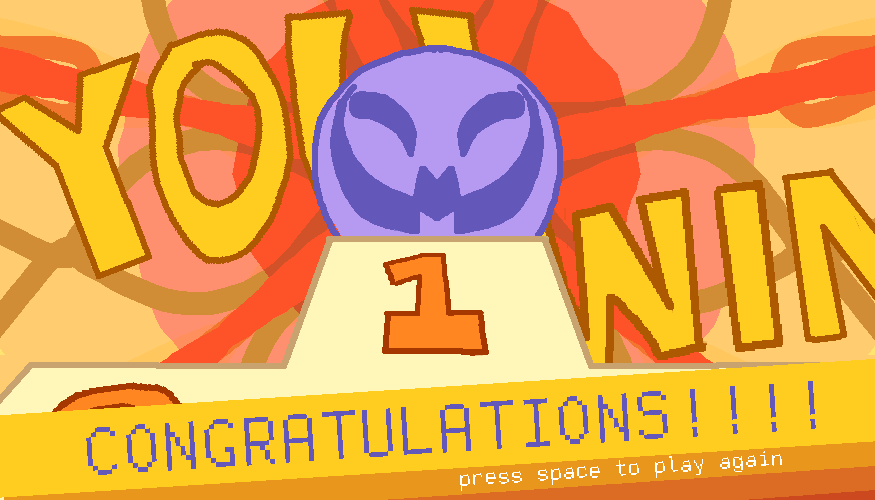
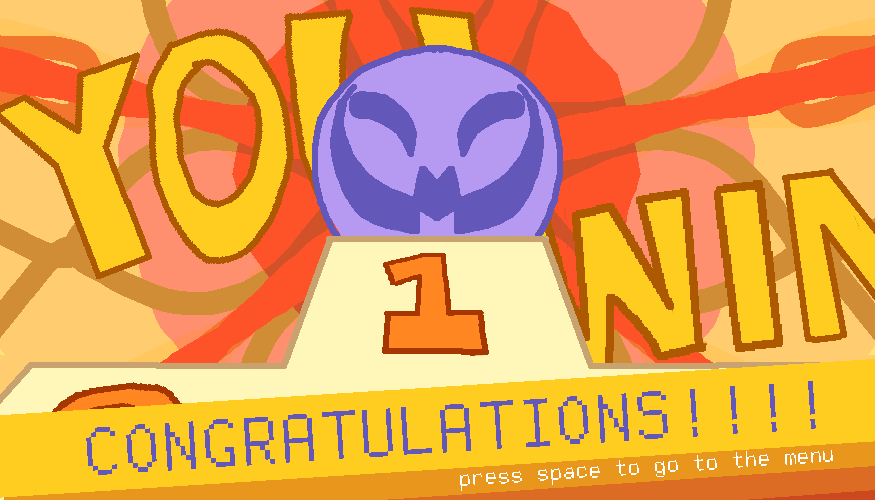
The second 875 × 500 image is a revision of the first. Changes to its layers:
renamed "press space to play again" to "press space to go to the menu", painted on it over [655, 450, 833, 478]
